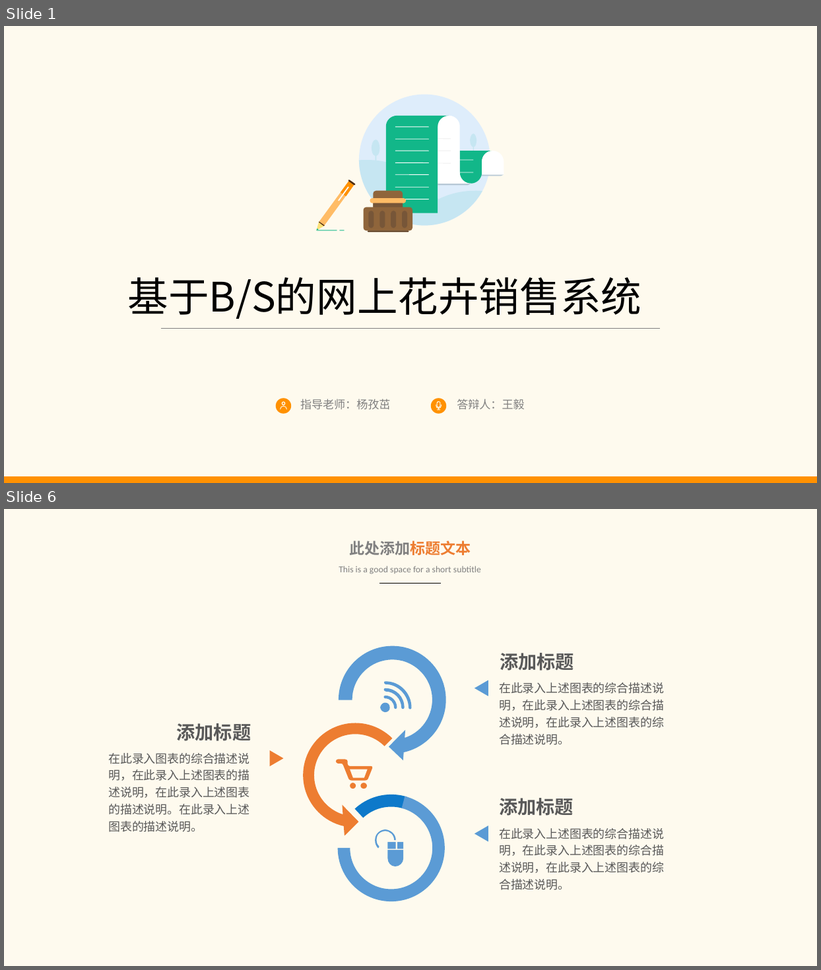
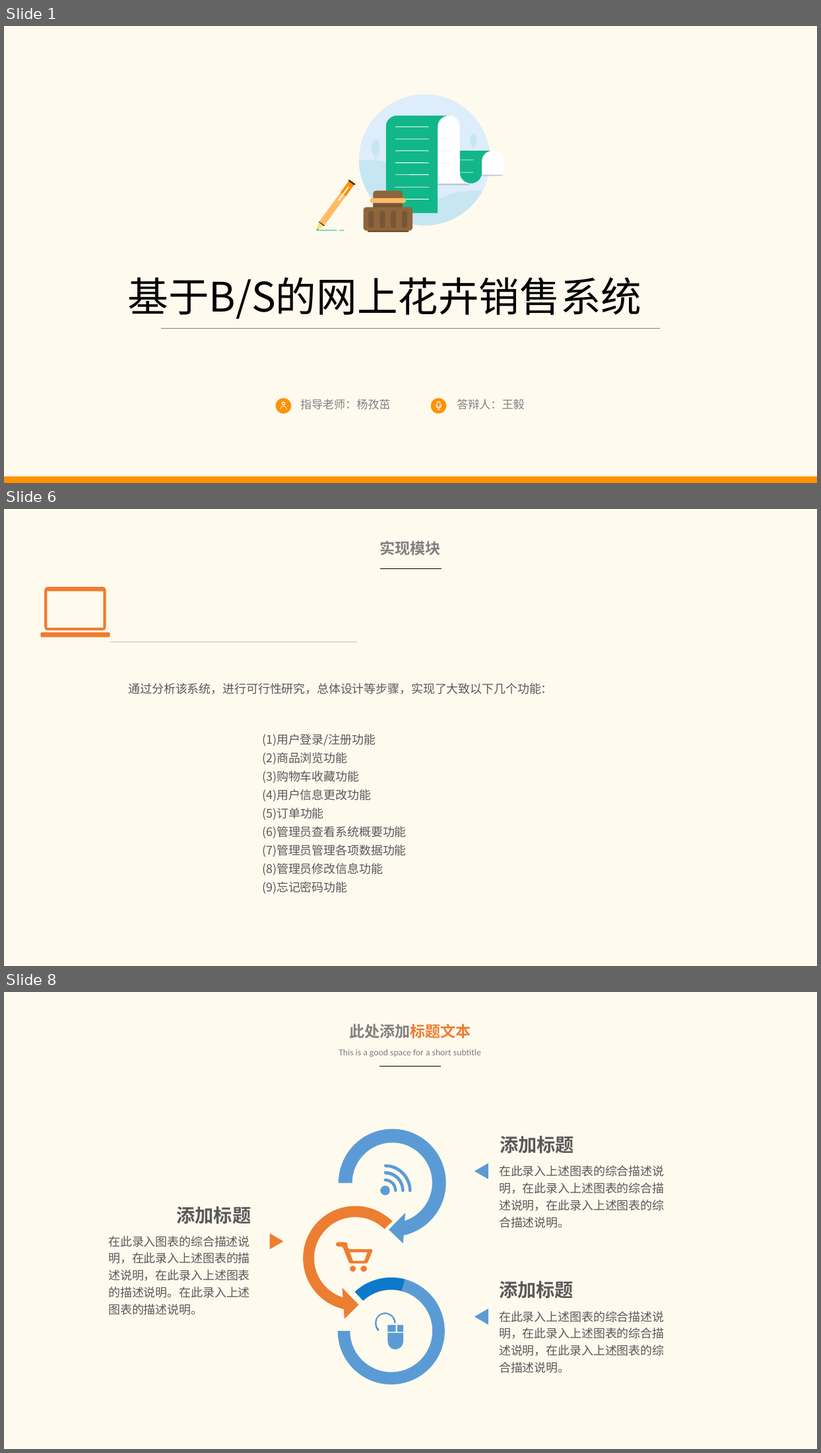
Before and after one commit to king1314okok/littlejsDesign, a slide deck: littleJS/论文/021115213 王毅 答辩PPT.pptx. Shown one above the other, each under a label of ours: slides 1 and 6 before the commit, slides 1, 6 and 8 after it; the slides between them are not shown. The pictures are 821x970 and 821x1453 pixels, drawn with LibreOffice and Linux fonts; fonts in the diff are those of the drawing. Boxes give left, top, right and bottom in pixels: in the first picture for what was removed or moved away, otherwise in the second. Text is boxed around its words. In the diff, an @@ line names an element or a change of style, - is before the commit and + after.

Commit message:
修改论文分项格式，ppt完成摘要部分

```diff
--- a/littleJS/论文/021115213 王毅 答辩PPT.pptx
+++ b/littleJS/论文/021115213 王毅 答辩PPT.pptx
@@ slide 6 added at bbox=[4, 509, 817, 966], background #FEFAEE @@
@@ text added at bbox=[380, 541, 441, 555], 13.5 pt, text #808080, bold @@
+实现模块
@@ freeform shape added at bbox=[40, 587, 110, 638], fill #ED7D31 @@
@@ line added from (380, 568) to (442, 568), #000000 0.5 pt @@
@@ line added from (110, 642) to (358, 642), #BFBFBF 0.5 pt @@
@@ text added at bbox=[129, 683, 553, 694], 10.5 pt, text #595959 @@
+通过分析该系统，进行可行性研究，总体设计等步骤，实现了大致以下几个功能：
@@ text added at bbox=[262, 734, 407, 894], 10.5 pt, text #595959 @@
+(1)用户登录/注册功能
+(2)商品浏览功能
+(3)购物车收藏功能
+(4)用户信息更改功能
+(5)订单功能
+(6)管理员查看系统概要功能
+(7)管理员管理各项数据功能
+(8)管理员修改信息功能
+(9)忘记密码功能
@@ what was slide 6 is now slide 8 @@
```
Also in this commit, not shown: 3 slides changed, 3 other slides added, 2 slides removed, 1 other file.
